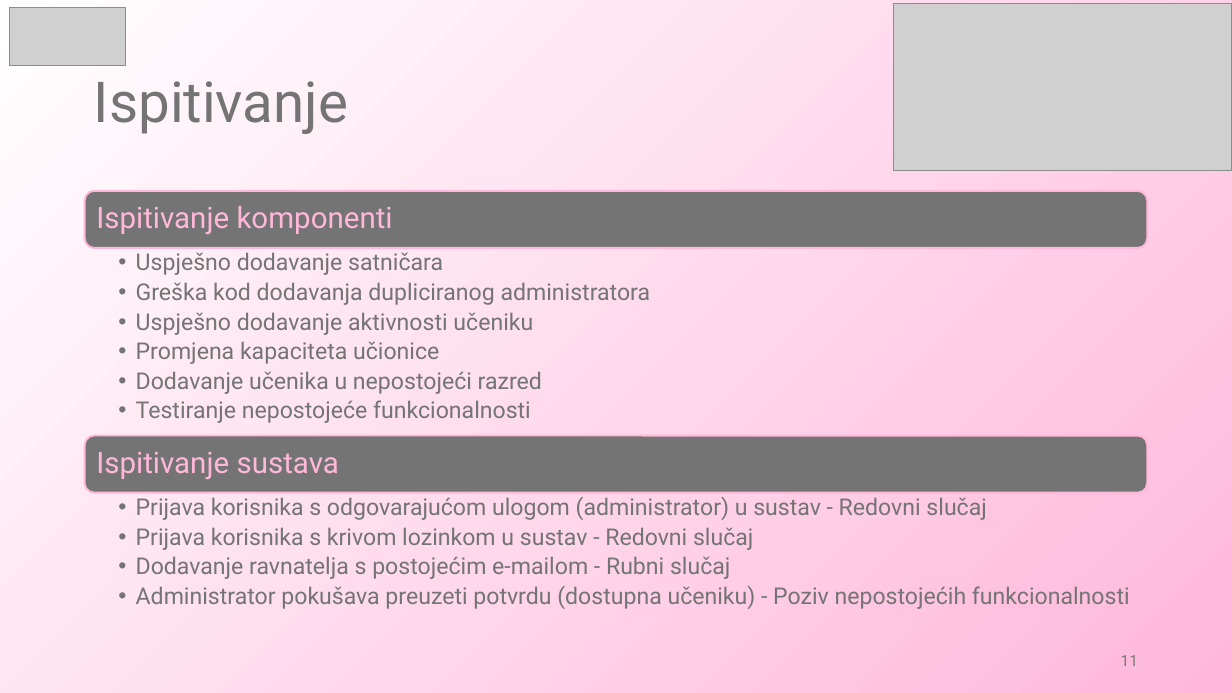
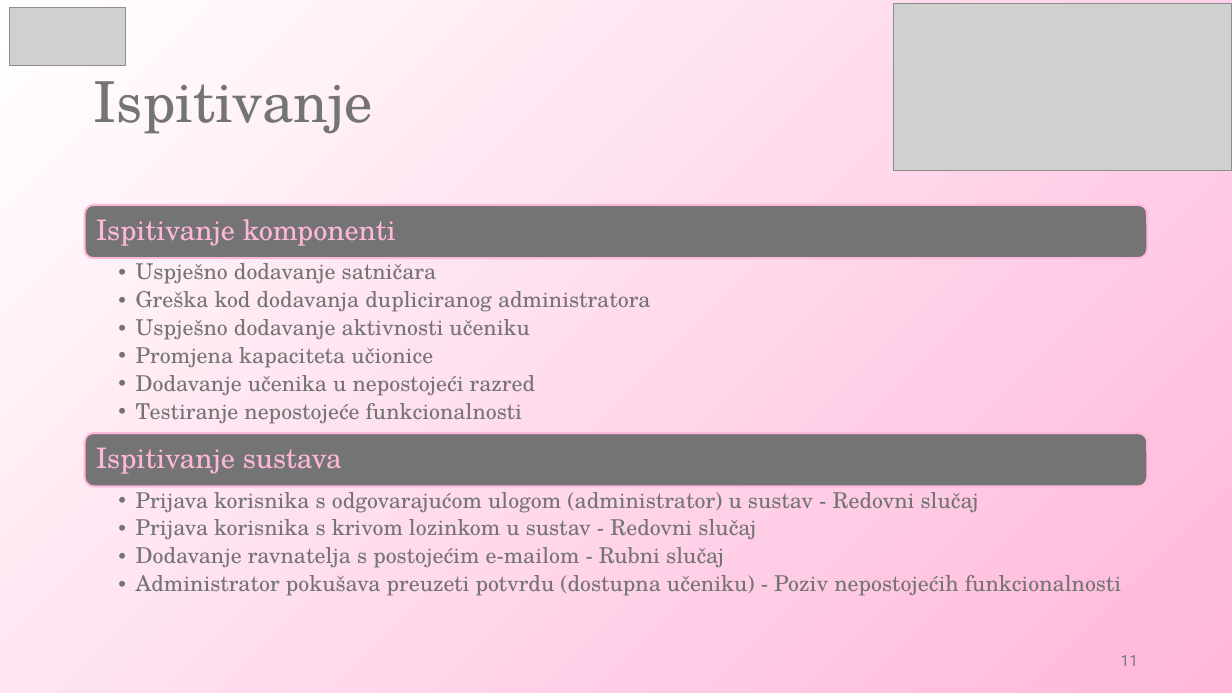
Before and after one commit to bornaodobasic/eduhub, a slide deck: slide 11 of Dokumentacija/PROINZ_TG09.3_EduHub.pptx. Drawn at 1232x693 pixels with LibreOffice and Linux fonts; fonts in the diff are those of the drawing; grey boxes stand for pictures. Boxes give left, top, right and bottom in pixels: in the first picture for what was removed or moved away, otherwise in the second. Text is boxed around its words. In the diff, an @@ line names an element or a change of style, - is before the commit and + after.

```diff
--- a/Dokumentacija/PROINZ_TG09.3_EduHub.pptx
+++ b/Dokumentacija/PROINZ_TG09.3_EduHub.pptx
@@ title "Ispitivanje" at [94, 81, 373, 134]: font Roboto to TeX Gyre Schola @@
@@ rounded rectangle: place and size @@
-rounded rectangle at [85, 191, 1148, 249]
+rounded rectangle at [85, 205, 1148, 259]
@@ text "Ispitivanje komponenti" at [96, 219, 396, 246]: size 23 to 22 pt, font Roboto to TeX Gyre Schola @@
@@ text "Ispitivanje komponenti": place and size @@
-text "Ispitivanje komponenti" at [96, 206, 393, 234]
+text "Ispitivanje komponenti" at [96, 219, 396, 246]
@@ text "Uspješno dodavanje satničara" at [136, 258, 651, 424]: size 18 to 17 pt, font Roboto to TeX Gyre Schola @@
@@ rounded rectangle: place and size @@
-rounded rectangle at [85, 435, 1148, 493]
+rounded rectangle at [85, 433, 1148, 487]
@@ text "Ispitivanje sustava" at [96, 447, 342, 474]: size 23 to 22 pt, font Roboto to TeX Gyre Schola @@
@@ text "Prijava korisnika s odgovarajućom ulogom ..." at [136, 486, 1121, 596]: size 18 to 17 pt, font Roboto to TeX Gyre Schola @@
@@ text "Prijava korisnika s odgovarajućom ulogom ...": place and size @@
-text "Prijava korisnika s odgovarajućom ulogom ..." at [136, 497, 1130, 609]
+text "Prijava korisnika s odgovarajućom ulogom ..." at [136, 486, 1121, 596]
```
Also in this commit, not shown: 11 other slides changed.
